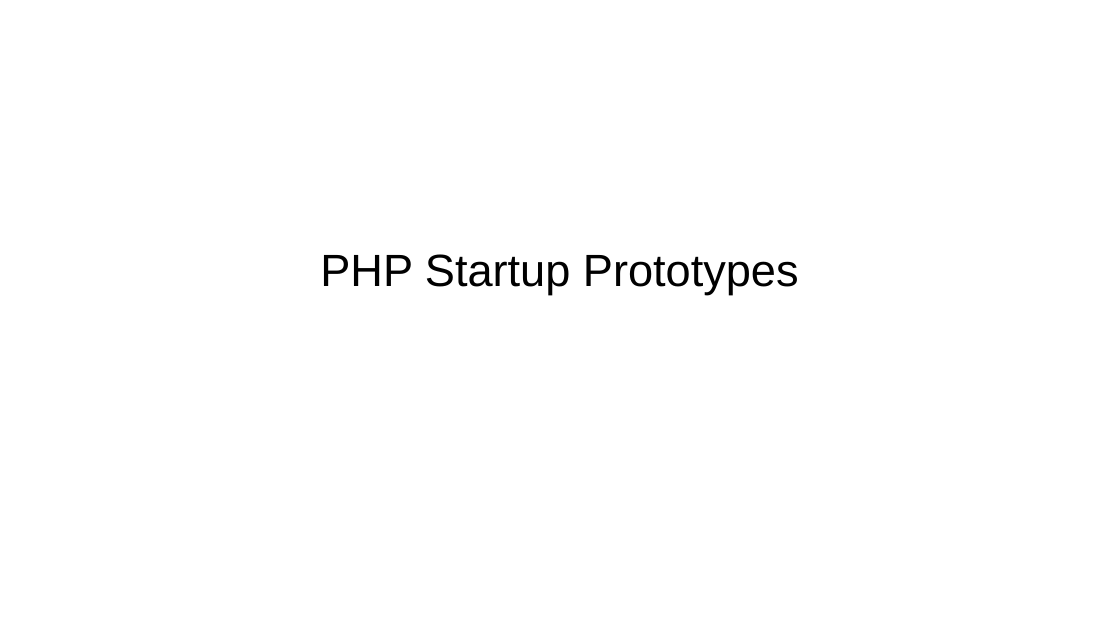
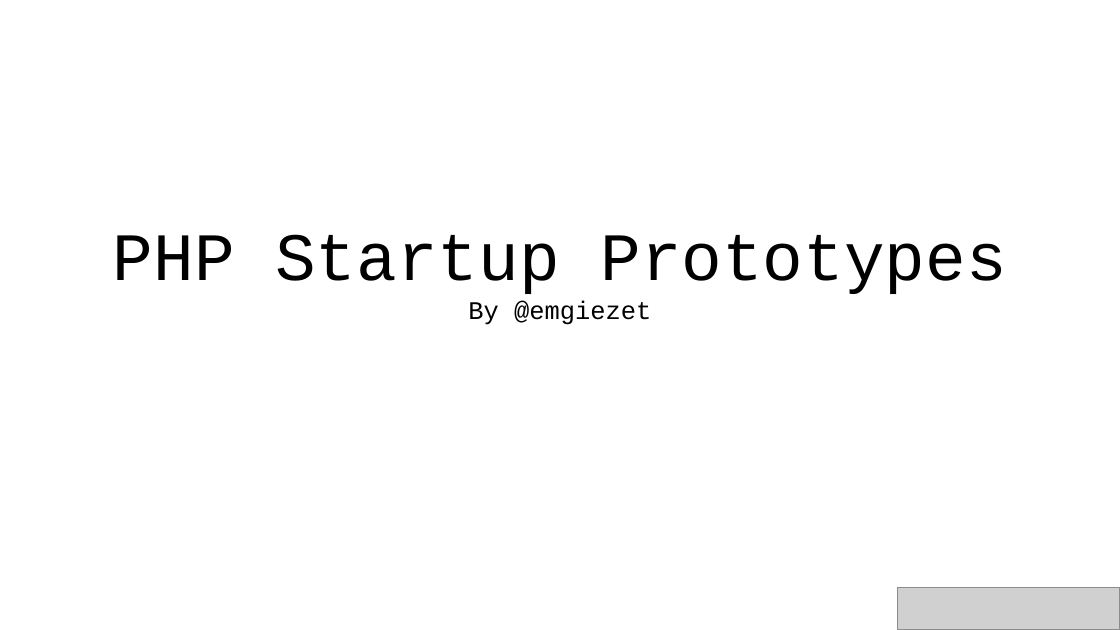
Before and after one commit to emgiezet/meetphp-8, a slide deck: slide 1 of presentation/presentation.odp. Drawn at 1120x630 pixels with LibreOffice and Linux fonts; fonts in the diff are those of the drawing; grey boxes stand for pictures; background and template pictures are left out. Boxes give left, top, right and bottom in pixels: in the first picture for what was removed or moved away, otherwise in the second. Text is boxed around its words. In the diff, an @@ line names an element or a change of style, - is before the commit and + after.

```diff
--- a/presentation/presentation.odp
+++ b/presentation/presentation.odp
@@ subtitle at bbox=[113, 234, 1006, 294]: size 32 to 48 pt, font Arial to Courier New in "PHP Startup Prototypes" @@
@@ subtitle at bbox=[468, 301, 651, 325]: paragraph added @@
+By @emgiezet
@@ picture added at bbox=[898, 587, 1120, 630] @@
```
Also in this commit, not shown: 2 other slides changed, 7 slides added, 11 other files.
